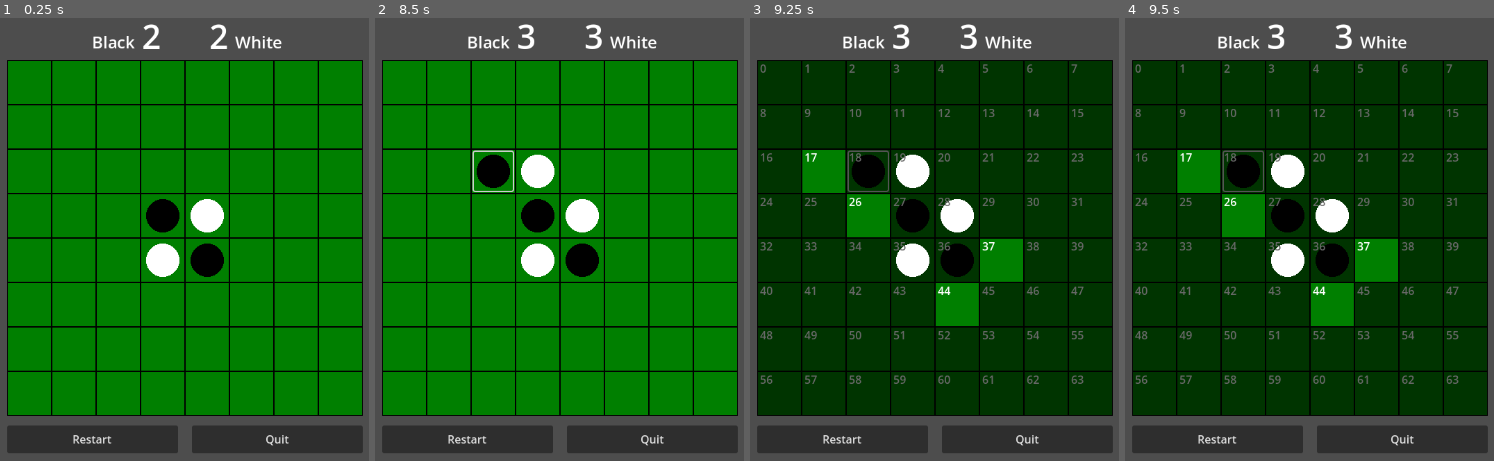
Above: before the commit, frames 1-4 (left to right).
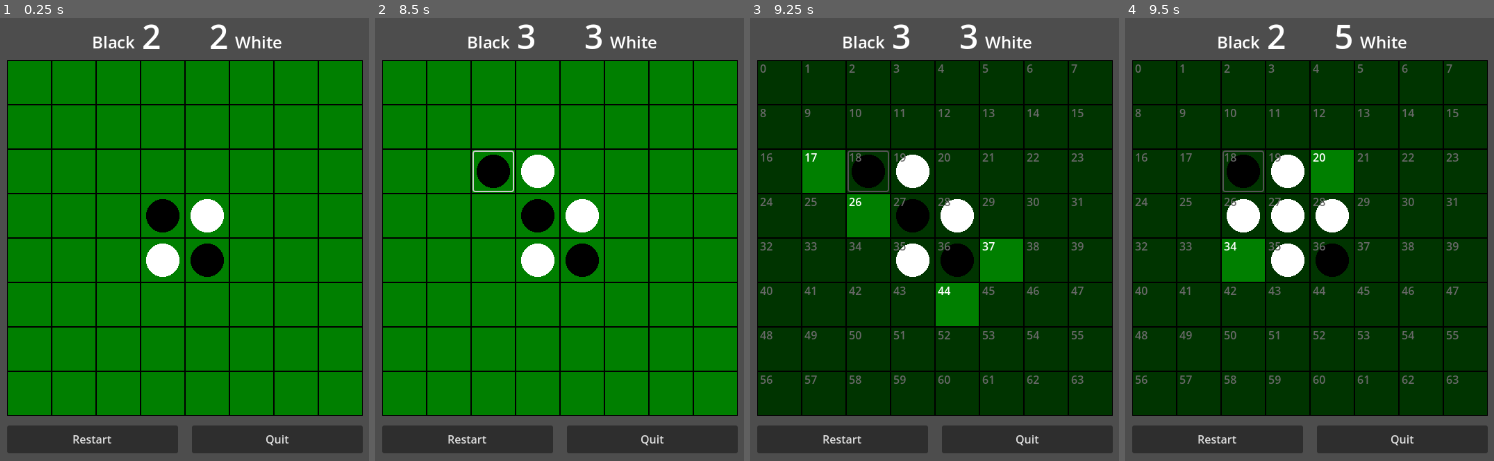
Above: after the commit, the same moments.

Repository: phrasmotica/othello
Game: Godot game, scene res://scenes/game.tscn
Two runs of this game, one before a commit and one after it. Both use one fixed random seed, a clock stepped at 60 frames per second and the inputs below.
Inputs (mouse positions are in pixels of both pictures, inside the frame that each line leads up to):
- Up to frame 1 (0.25 s): no input
- Up to frame 2 (8.5 s): click (581, 173) at 0.52 s; click "Restart" at 1.25 s; click "Restart" at 2 s; click "Restart" at 2.75 s; click (537, 173) at 3.52 s; click (493, 173) at 4.27 s; tap Enter at 5, 6.5, 8 s; move the mouse to (736, 217) at 5.02 s; tap Space at 5.75, 7.25 s; move the mouse to (400, 261) at 5.77 s; move the mouse to (640, 137) at 6.52 s; move the mouse to (518, 328) at 7.27 s; move the mouse to (outside the picture) at 8.02 s
- Up to frame 3 (9.25 s): tap / (toggle_debug_mode) at 8.65 s; move the mouse to (outside the picture) at 8.77 s
- Up to frame 4 (9.5 s): tap P (place_counter_debug, bound only after the commit) at 9.4 s

Frames 1-3 are identical in both runs. In frame 4, 7.6% of the frame differs, in the area x 14-74%, y 1-70%.

Commit message:
Press the P key in debug mode to place a counter in a random playable cell

Diff:
--- a/project.godot
+++ b/project.godot
@@ -30,3 +30,8 @@
 "events": [Object(InputEventKey,"resource_local_to_scene":false,"resource_name":"","device":-1,"window_id":0,"alt_press …(191 unchanged characters)…
 ]
 }
+place_counter_debug={
+"deadzone": 0.5,
+"events": [Object(InputEventKey,"resource_local_to_scene":false,"resource_name":"","device":-1,"window_id":0,"alt_pressed":false,"shift_pressed":false,"ctrl_pressed":false,"meta_pressed":false,"pressed":false,"keycode":0,"physical_keycode":80,"key_label":0,"unicode":112,"location":0,"echo":false,"script":null)
+]
+}
--- a/scenes/game.tscn
+++ b/scenes/game.tscn
@@ -1,15 +1,20 @@
-[gd_scene load_steps=4 format=3 uid="uid://dskbe0sonplca"]
+[gd_scene load_steps=5 format=3 uid="uid://dskbe0sonplca"]
 
 [ext_resource type="PackedScene" uid="uid://c5cc76vukx7db" path="res://scenes/board.tscn" id="1_8kvr6"]
+[ext_resource type="Script" path="res://scripts/debug_handler.gd" id="1_bl16d"]
 [ext_resource type="PackedScene" uid="uid://dbt4l8heggobx" path="res://scenes/score_ui.tscn" id="2_b5ltn"]
 [ext_resource type="PackedScene" uid="uid://most7j8bx8hc" path="res://scenes/game_buttons.tscn" id="3_cbeyc"]
 
 [node name="Game" type="Node2D"]
 
-[node name="Board" parent="." node_paths=PackedStringArray("score_ui", "game_buttons") instance=ExtResource("1_8kvr6")]
+[node name="DebugHandler" type="Node" parent="."]
+script = ExtResource("1_bl16d")
+
+[node name="Board" parent="." node_paths=PackedStringArray("score_ui", "game_buttons", "debug_handler") instance=ExtResource("1_8kvr6")]
 position = Vector2(320, 68)
 score_ui = NodePath("../UICanvas/MarginContainer/ScoreUI")
 game_buttons = NodePath("../UICanvas/MarginContainer/GameButtons")
+debug_handler = NodePath("../DebugHandler")
 
 [node name="UICanvas" type="CanvasLayer" parent="."]
 
--- a/scripts/board.gd
+++ b/scripts/board.gd
@@ -26,13 +26,16 @@
 			if board_creator:
 				board_creator.set_next_colour(starting_colour)
 
-@export_group("UI Dependencies")
+@export_group("External Dependencies")
 
 @export
 var score_ui: ScoreUI
 
 @export
 var game_buttons: GameButtons
+
+@export
+var debug_handler: DebugHandler
 
 @onready
 var board_creator: BoardCreator = %BoardCreator
@@ -59,6 +62,9 @@
 		if game_buttons:
 			game_buttons.restarted.connect(_handle_restarted)
 
+		if debug_handler:
+			debug_handler.play_random.connect(_handle_play_random)
+
 	_refresh()
 
 func _refresh() -> void:
@@ -71,6 +77,10 @@
 func _handle_restarted() -> void:
 	if board_creator:
 		board_creator.reset_board()
+
+func _handle_play_random() -> void:
+	if board_creator:
+		board_creator.play_random()
 
 func _go_to_next_turn(last_turn_passed: bool) -> void:
 	_next_turn_colour = ((_next_turn_colour + 1) % 2) as BoardCell.CounterType
--- a/scripts/board_cell.gd
+++ b/scripts/board_cell.gd
@@ -127,6 +127,9 @@
 	if cannot_place:
 		return
 
+	place_counter()
+
+func place_counter() -> void:
 	counter_presence = next_colour as CounterPresence
 	counter_changed.emit(counter_presence)
 
--- a/scripts/board_creator.gd
+++ b/scripts/board_creator.gd
@@ -94,6 +94,12 @@
 	# check place-ability now that we have all of the cells
 	placement_calculator.refresh()
 
+func play_random() -> void:
+	var cell := cells_manager.get_random_placeable_cell()
+
+	if cell:
+		cell.place_counter()
+
 func reset_board() -> void:
 	var starting_counter_cells: Array[int] = []
 
--- a/scripts/cells_manager.gd
+++ b/scripts/cells_manager.gd
@@ -25,6 +25,20 @@
 	var idx := y_pos * width() + x_pos
 	return get_cell(idx)
 
+func get_random_placeable_cell() -> BoardCell:
+	var indexes: Array[int] = []
+
+	for idx in count():
+		var cell := get_cell(idx)
+		if not cell.cannot_place:
+			indexes.append(idx)
+
+	if indexes.size() < 0:
+		return null
+
+	var r: int = indexes.pick_random()
+	return get_cell(r)
+
 func cell_exists(x_pos: int, y_pos: int) -> bool:
 	return x_pos >= 0 and x_pos < width() and y_pos >= 0 and y_pos < _height()
 
--- /dev/null
+++ b/scripts/debug_handler.gd
@@ -0,0 +1,18 @@
+class_name DebugHandler extends Node
+
+signal play_random
+
+var _is_debug := false
+
+func _ready() -> void:
+	Globals.toggled_debug_mode.connect(_handle_toggled_debug_mode)
+
+func _process(_delta: float) -> void:
+	if not _is_debug:
+		return
+
+	if Input.is_action_just_pressed("place_counter_debug"):
+		play_random.emit()
+
+func _handle_toggled_debug_mode(is_debug: bool) -> void:
+	_is_debug = is_debug
